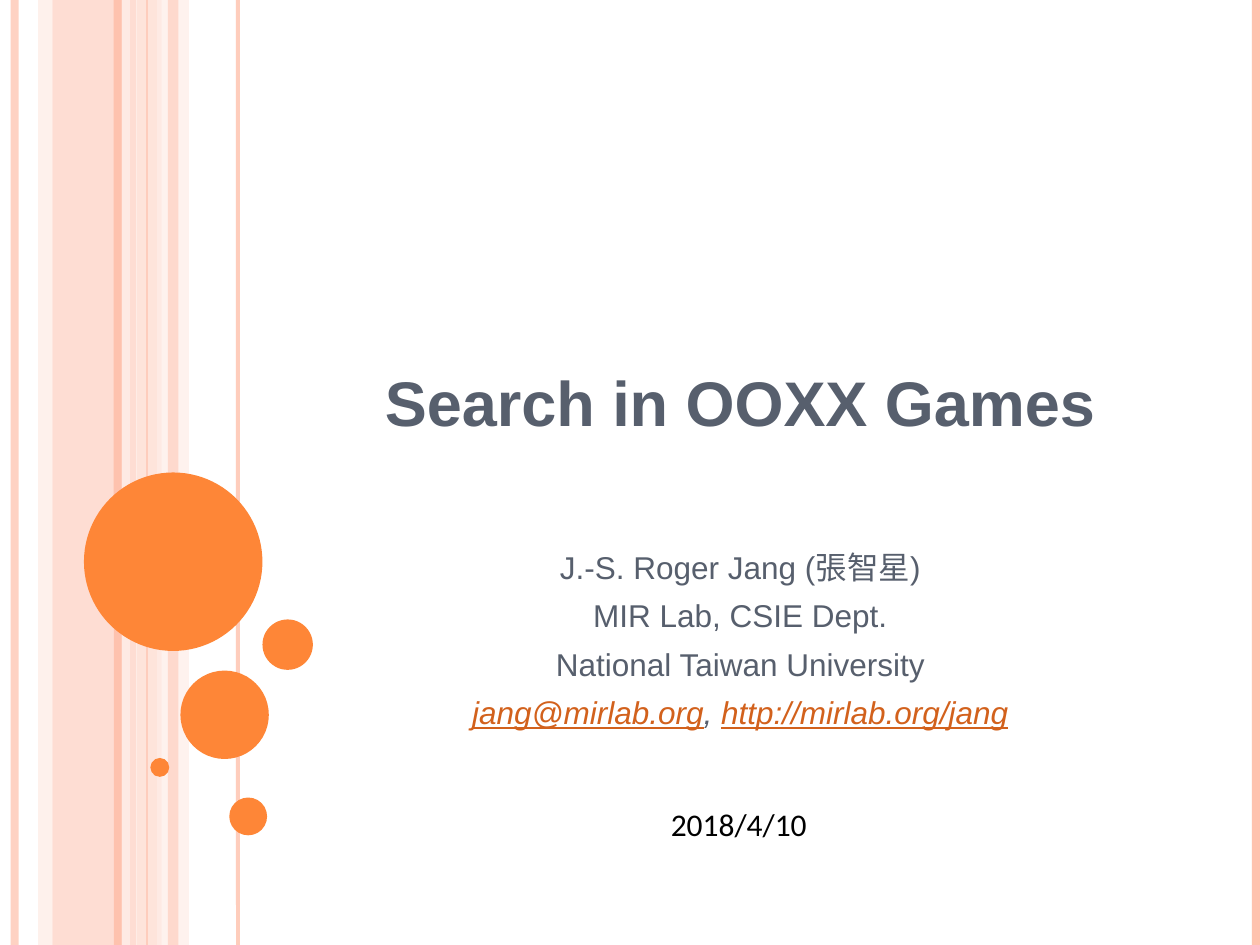
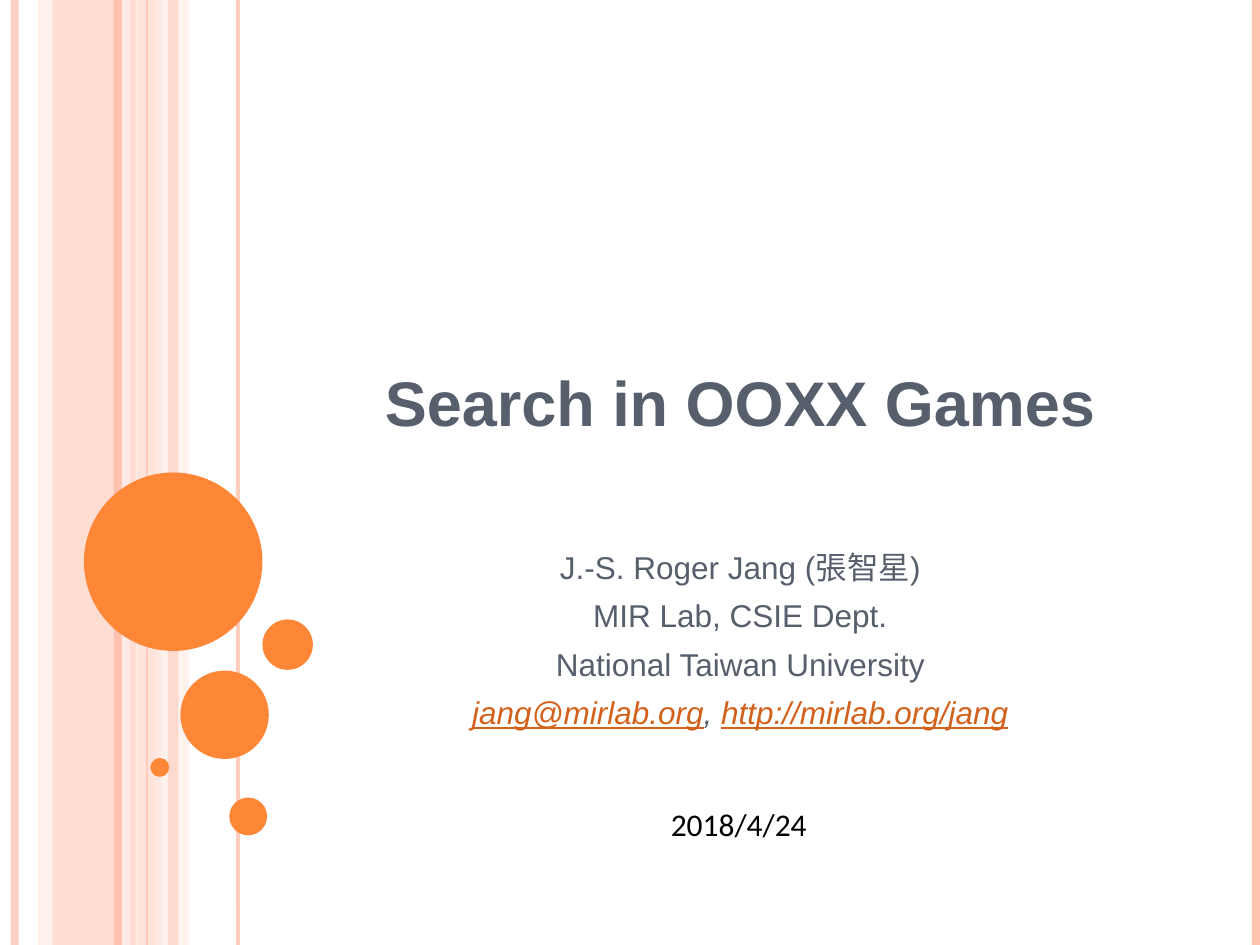
Before and after one commit to charlescheng0117/dsa_sp18_ntu, a slide deck: slide 1 of slides/week7/ooxxGame.ppt. Drawn at 1260x945 pixels with LibreOffice and Linux fonts; fonts in the diff are those of the drawing; background and template pictures are left out. Boxes give left, top, right and bottom in pixels: in the first picture for what was removed or moved away, otherwise in the second. Text is boxed around its words. In the diff, an @@ line names an element or a change of style, - is before the commit and + after.

```diff
--- a/slides/week7/ooxxGame.ppt
+++ b/slides/week7/ooxxGame.ppt
@@ text at bbox=[671, 814, 807, 838]: text changed @@
-2018/4/10
+2018/4/24
```
Also in this commit, not shown: 2 other slides changed, 4 slides added, 56 other files.
